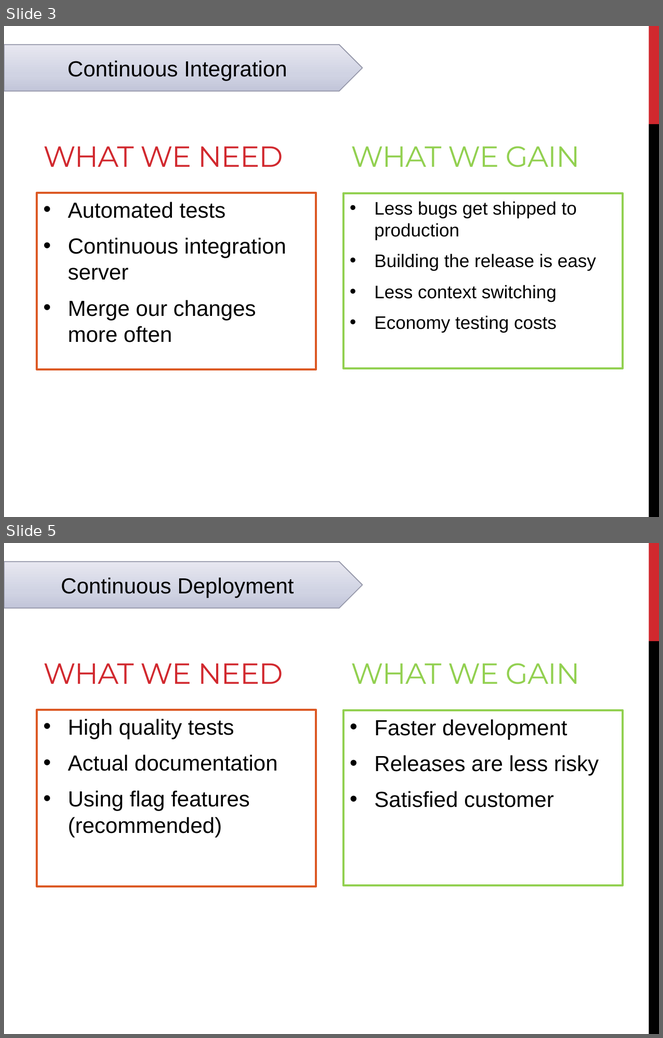
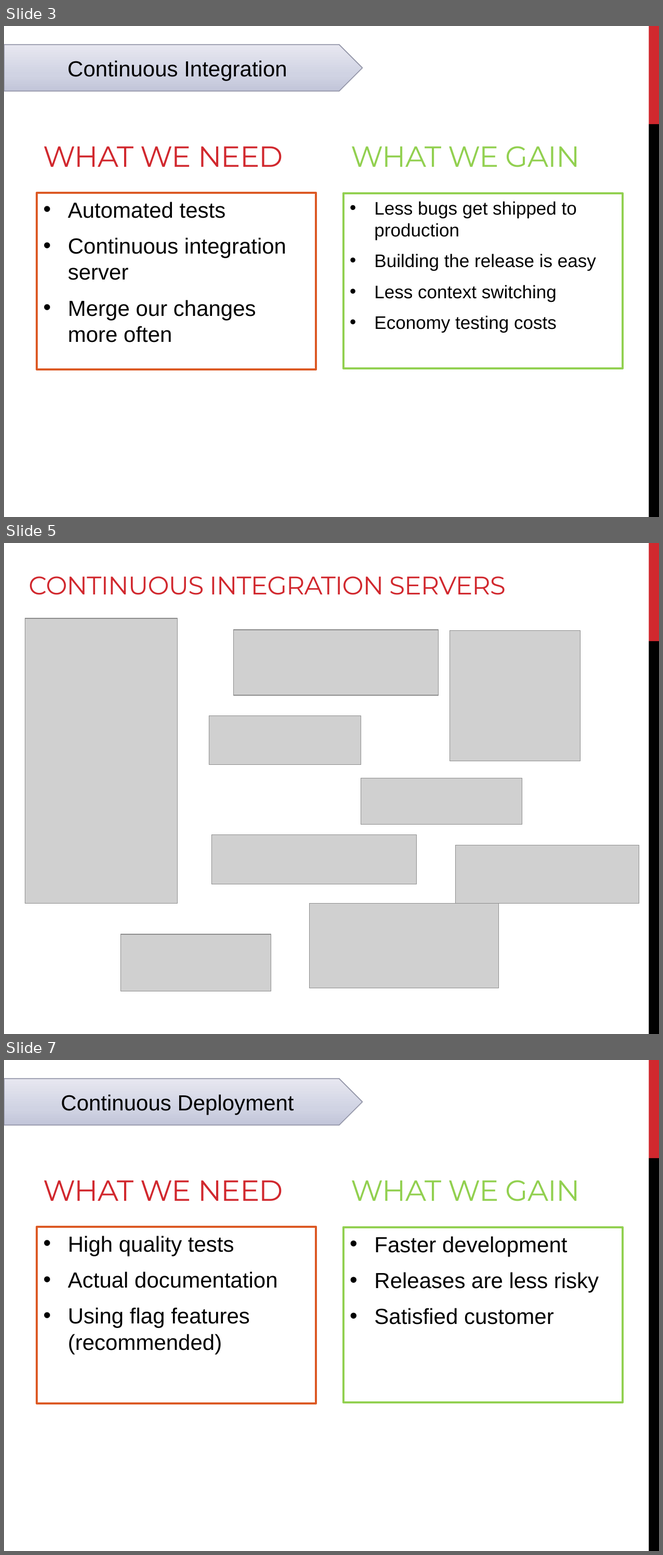
Before and after one commit to tarasiscom/Lv-273, a slide deck: education/Continious Integration&Deployment.pptx. Shown one above the other, each under a label of ours: slides 3 and 5 before the commit, slides 3, 5 and 7 after it; the slides between them are not shown. The pictures are 663x1038 and 663x1555 pixels, drawn with LibreOffice and Linux fonts; fonts in the diff are those of the drawing; grey boxes stand for pictures. Boxes give left, top, right and bottom in pixels: in the first picture for what was removed or moved away, otherwise in the second. Text is boxed around its words. In the diff, an @@ line names an element or a change of style, - is before the commit and + after.

Commit message:
New version of Continuous I&D presentation

```diff
--- a/education/Continious Integration&Deployment.pptx
+++ b/education/Continious Integration&Deployment.pptx
@@ slide 5 added at (x1=4, y1=543, x2=659, y2=1034), background #FFFFFF; not listed: 2 template elements that a slide beside it also shows @@
@@ title added at (x1=28, y1=576, x2=506, y2=595), 28 pt, text #D1282E @@
+CONTINUOUS INTEGRATION SERVERS
@@ picture added at (x1=25, y1=618, x2=178, y2=903) @@
@@ picture added at (x1=234, y1=630, x2=438, y2=696) @@
@@ picture added at (x1=450, y1=631, x2=581, y2=761) @@
@@ picture added at (x1=209, y1=716, x2=361, y2=765) @@
@@ picture added at (x1=361, y1=778, x2=522, y2=825) @@
@@ picture added at (x1=211, y1=835, x2=416, y2=884) @@
@@ picture added at (x1=455, y1=846, x2=639, y2=904) @@
@@ picture added at (x1=309, y1=903, x2=499, y2=989) @@
@@ picture added at (x1=120, y1=935, x2=271, y2=992) @@
@@ what was slide 5 is now slide 7 @@
```
Also in this commit, not shown: 2 slides changed, 6 other slides added.
